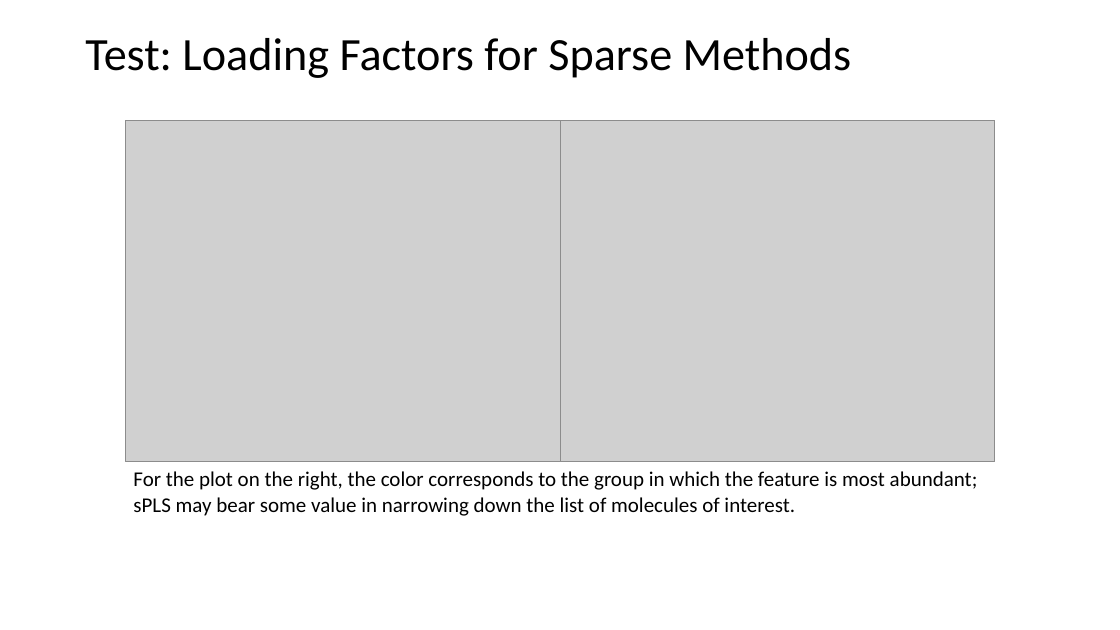
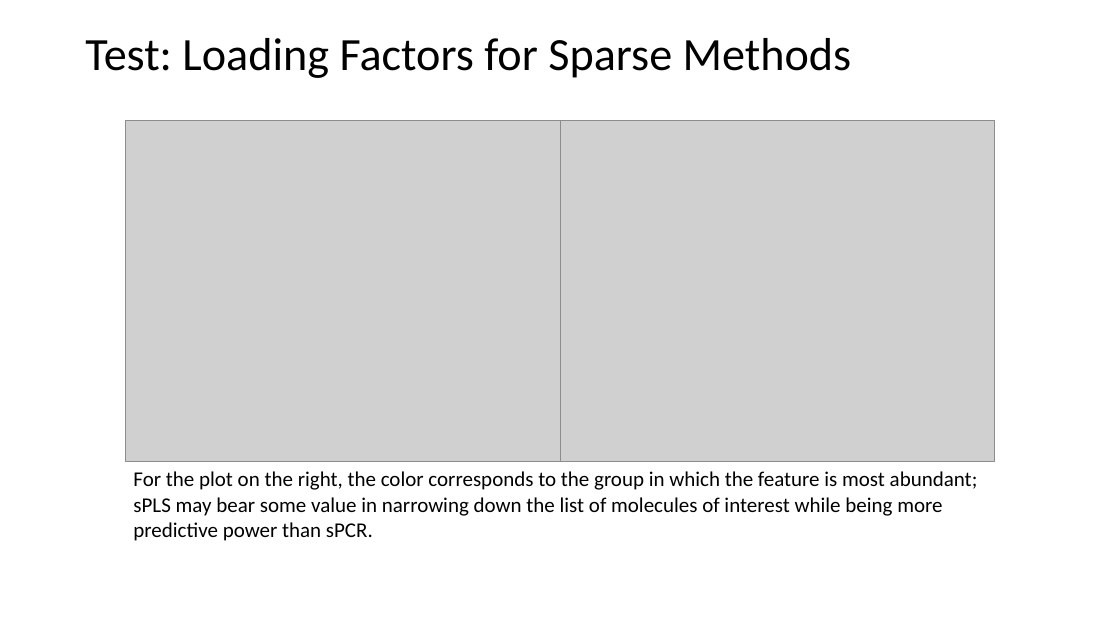
Before and after one commit to derekim23/pcr_v_pls, a slide deck: slide 8 of PCR_v_PLS.pptx. Drawn at 1120x630 pixels with LibreOffice and Linux fonts; fonts in the diff are those of the drawing; grey boxes stand for pictures. Boxes give left, top, right and bottom in pixels: in the first picture for what was removed or moved away, otherwise in the second. Text is boxed around its words. In the diff, an @@ line names an element or a change of style, - is before the commit and + after.

```diff
--- a/PCR_v_PLS.pptx
+++ b/PCR_v_PLS.pptx
@@ text at (133,471,978,541): text changed @@
-For the plot on the right, the color corresponds to the group in which the feature is most abundant; sPLS may bear some value in narrowing down the list of molecules of interest.
+For the plot on the right, the color corresponds to the group in which the feature is most abundant; sPLS may bear some value in narrowing down the list of molecules of interest while being more predictive power than sPCR.
```
Also in this commit, not shown: 1 other file.
